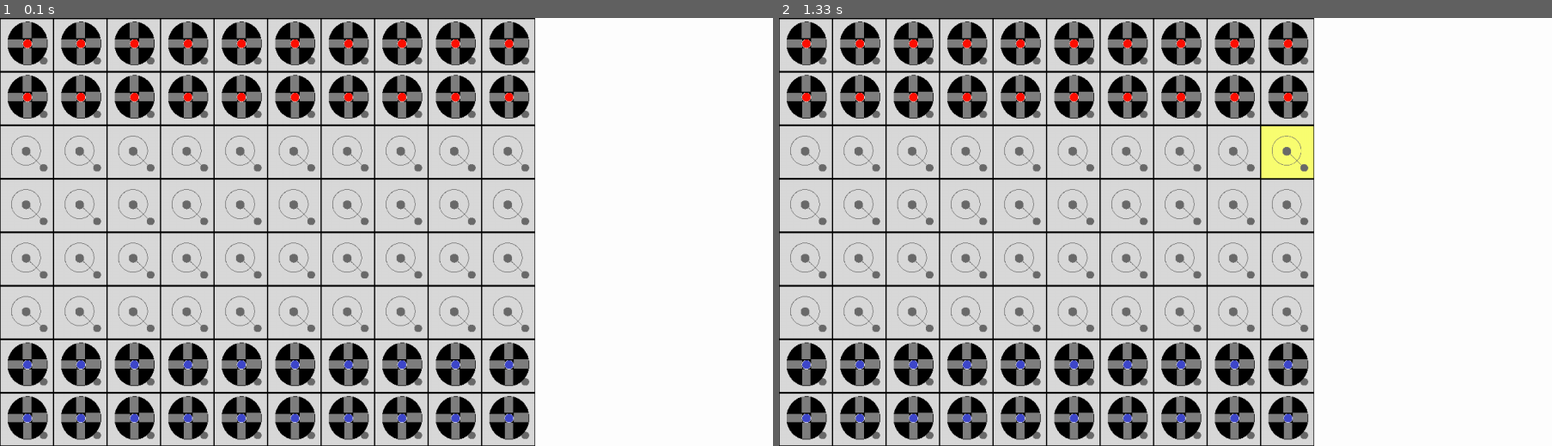
Above: before the commit, frames 1-2 (left to right).
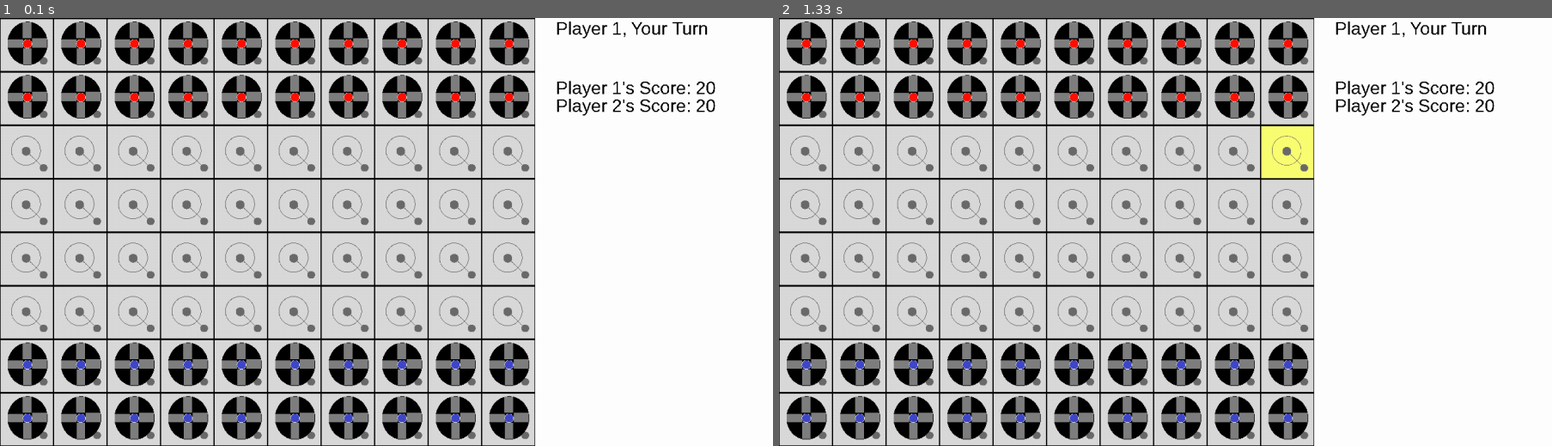
Above: after the commit, the same moments.

Repository: lazarchitect/Quadradius
Game: pygame game, started from main.py
The game is run twice, just before and just after one commit, with the same random seed, the same clock (stepped at 60 frames per second) and the same inputs.
Inputs (mouse positions are in pixels of both pictures, inside the frame that each line leads up to):
- Up to frame 1 (0.1 s): no input
- Up to frame 2 (1.33 s): click (1412, 26) at 0.38 s, where only the run after the commit has a clickable "Player 1, Your Turn"; click (1281, 82) at 1.22 s

The runs differ from the first frame. In frame 1, 0.7% of the frame differs, in the area x 72-93%, y 0-23%; in frame 2, 0.7%.

Commit message:
end conditions complete! game works!

Diff:
--- a/Torus.py
+++ b/Torus.py
@@ -77,7 +77,7 @@
 		pass
 		#removeFromPowerList()
 		#GainAbility()
-		#note that f2s, move diagonal, and climb affect validMoves
+		#note that f2s, move diagonal, and climb affect validMoves (already taken care of)
 
 	def __str__(self):
 		if self.team == 0:
--- a/consts.py
+++ b/consts.py
@@ -1,4 +1,5 @@
 import pygame
+pygame.font.init()
 #This file defines some variables for use in the main program.
 
 #Tile dimensions, in pixels
@@ -31,3 +32,10 @@
 # GRAY3 = (130, 130, 130)
 # GRAY4 = (160, 160, 160)
 # GRAY5 = (180, 180, 180)
+
+#FONTS
+ARIAL = pygame.font.SysFont("arial", 30)
+
+#Player Scores
+player1Score = boardWidth * 2
+player2Score = boardWidth * 2
--- a/functs.py
+++ b/functs.py
@@ -47,6 +47,7 @@
 
 #Given a tile's coordinates, makes it glow yellow
 def	highlight(b, screen, x, y):
+	#for the future: tiles have an elevation. Use that to determine which of 5 glowPNGs to use
 	img = pygame.image.load("Tile3Glow.png")
 	img = pygame.transform.scale(img, (tileWidth, tileHeight))
 	screen.blit(img, (x*tileWidth, y*tileHeight))
@@ -89,6 +90,10 @@
 #Moves a torus from its current location to a desired adjacent Tile, GIVEN THAT THE DEST TILE IS VALID(HIGHLIGHTED).
 #Returns true if the move happened. False if not.
 def move(b, screen, choiceTile, team):
+
+	global player1Score
+	global player2Score
+
 	#take new input. if THAT is on a highlighted tile, move the torus there, unhighlight all, return true. else, unhighlight all and return False
 	while 1:
 		for event in pygame.event.get():
@@ -107,7 +112,8 @@
 				if(destTile.isHighlighted == True):
 
 					if type(destTile.item).__name__ == "Torus":
-						print("BOOM!")
+						if(destTile.item.team == 0): player1Score -= 1
+						else: player2Score -= 1
 
 					destTile.item = choiceTile.item
 					blitToScreen(b, screen, destTile.item, destTile.y, destTile.x) #WHY IS IT Y THEN X? THIS IS BANANAS
@@ -129,12 +135,47 @@
 
 #Each turn, tell the player that its their turn.
 #Other tasks: display available powers, chatbox, FF button
-def updateInfoZone(b, screen):
-	pass
+def updateInfoZone(b, screen, currentTeam):
+
+	global player1Score
+	global player2Score
+
+	pygame.draw.rect(screen, WHITE, infoZoneRect)
+	screen.blit(ARIAL.render("Player " + str(currentTeam + 1) + ", Your Turn", 0, BLACK), (infoZoneLeft+35, infoZoneTop))
+
+	screen.blit(ARIAL.render("Player 1's Score: " + str(player1Score), 0, BLACK), (infoZoneLeft+35, infoZoneTop + 100))
+	screen.blit(ARIAL.render("Player 2's Score: " + str(player2Score), 0, BLACK), (infoZoneLeft+35, infoZoneTop + 130))
+
+	pygame.display.update(infoZoneRect)
+
 
 
 #Should notify the winner if they destroyed all enemy pieces. A tie is also possible.
 #returns true if the game is over, and false if not.
 #if this returns true, break the game loop.
-def endCheck(b):
-	pass
+def endCheck():
+
+	global player1Score
+	global player2Score
+
+	if player2Score == 0 or player1Score == 0:
+		return True
+
+	return False
+
+
+def displayResults(b, screen):
+
+	global player1Score
+	global player2Score
+
+	pygame.draw.rect(screen, WHITE, infoZoneRect)
+
+	if(player1Score == 0 and player2Score == 0):
+		screen.blit(ARIAL.render("It's a Tie!", 0, BLACK), (infoZoneLeft+35, infoZoneTop)) #Impossible to get a tie without the Kamikaze or Bombs powers
+	elif(player1Score == 0):
+		screen.blit(ARIAL.render("Player 2 Wins!", 0, BLACK), (infoZoneLeft+35, infoZoneTop))
+	elif(player2Score == 0):
+		screen.blit(ARIAL.render("Player 1 Wins!", 0, BLACK), (infoZoneLeft+35, infoZoneTop))
+
+	pygame.display.update(infoZoneRect)
--- a/main.py
+++ b/main.py
@@ -14,6 +14,8 @@
 
 screen = pygame.display.set_mode(screensize)
 
+ARIAL = pygame.font.SysFont("arial", 30)
+
 #initialize the board state
 draw_tiles(boardWidth, boardHeight, screen)
 populate(boardWidth, screen)
@@ -22,9 +24,13 @@
 drawInfoZone(b, screen)
 
 currentTeam = 0 # 0 is red, 1 is blue
+gameOver = False
 
 #Gameplay loop
 while 1:
+
+	updateInfoZone(b, screen, currentTeam)
+
 	for event in pygame.event.get():
 		if(pygame.mouse.get_pressed()[0]):
 
@@ -62,14 +68,17 @@
 
 				if result:
 					currentTeam = abs(1 - currentTeam)
-					endCheck(b)
+					if endCheck():
+						gameOver = True
 
 		if event.type == pygame.QUIT or (event.type == pygame.KEYDOWN and event.key == pygame.K_F4):
 			exit()
 
-
+	if(gameOver):
+		break
 
 #Game Over loop
+displayResults(b, screen)
 while 1:
 	for event in pygame.event.get():
 		if event.type == pygame.QUIT or (event.type == pygame.KEYDOWN and event.key == pygame.K_F4):
